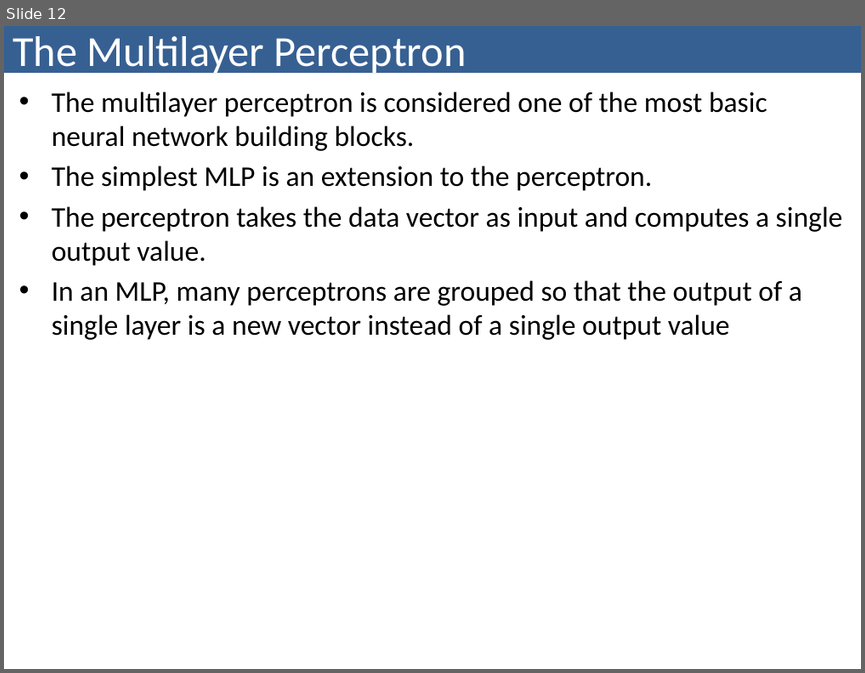
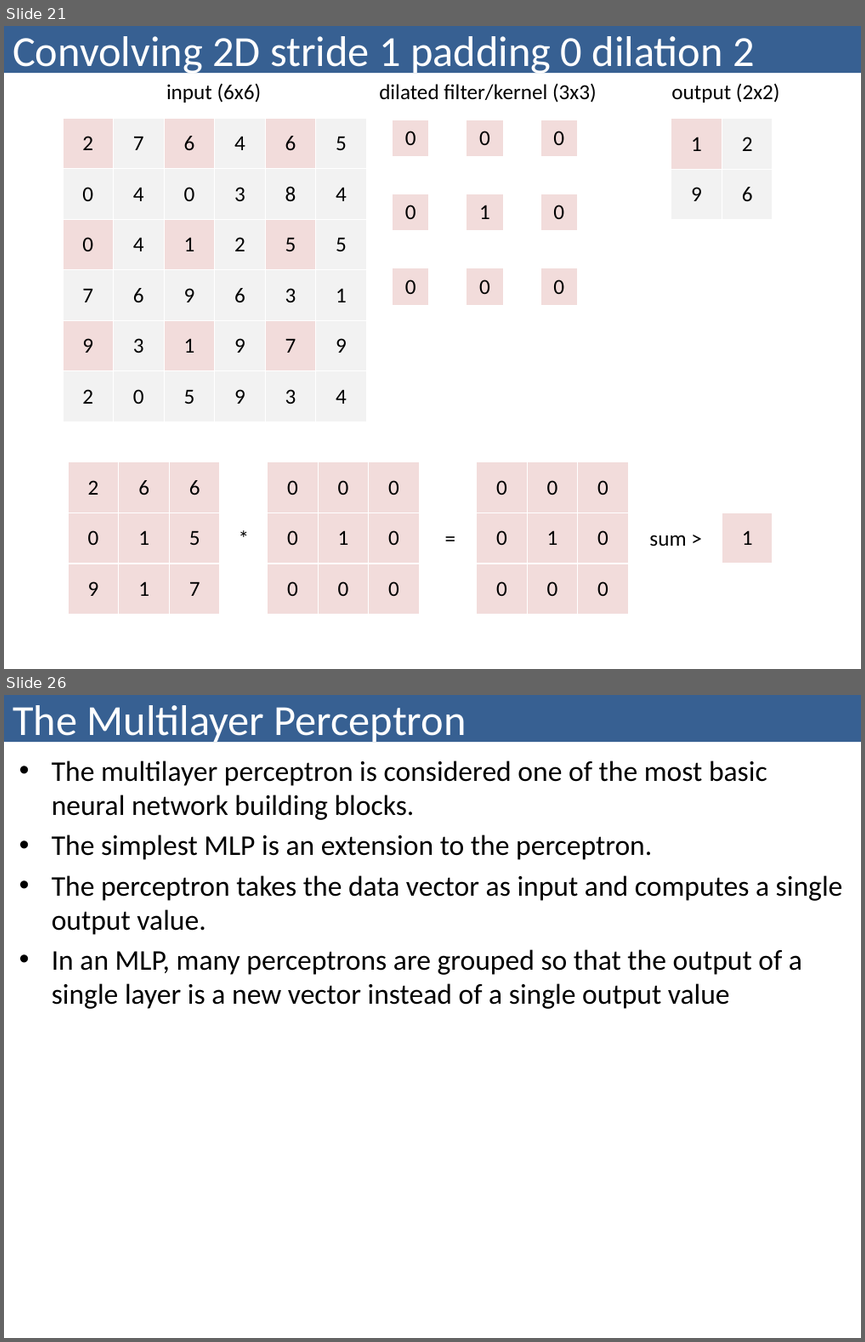
Before and after one commit to bzitko/nlp_repo, a slide deck: slides/nlp p03 feed forward networks/nlp p03.4 convolutional neural network.pptx. Shown one above the other, each under a label of ours: slide 12 before the commit, slides 21 and 26 after it; the slides between them are not shown. The pictures are 865x673 and 865x1342 pixels, drawn with LibreOffice and Linux fonts; fonts in the diff are those of the drawing. Boxes give left, top, right and bottom in pixels: in the first picture for what was removed or moved away, otherwise in the second. Text is boxed around its words. In the diff, an @@ line names an element or a change of style, - is before the commit and + after.

```diff
--- a/slides/nlp p03 feed forward networks/nlp p03.4 convolutional neural network.pptx
+++ b/slides/nlp p03 feed forward networks/nlp p03.4 convolutional neural network.pptx
@@ slide 21 added at (4,26,861,669), background #FFFFFF @@
@@ title added at (4,26,861,73), fill #376092, 36 pt, text #FFFFFF @@
+Convolving 2D stride 1 padding 0 dilation 2
@@ text added at (166,83,262,102), 18 pt, text #000000 @@
+input (6x6)
@@ text added at (379,83,596,102), 18 pt, text #000000 @@
+dilated filter/kernel (3x3)
@@ text added at (671,84,780,102), 18 pt, text #000000 @@
+output (2x2)
@@ table added at (64,118,366,421), 6 rows, 6 columns @@
+2 | 7 | 6 | 4 | 6 | 5
+0 | 4 | 0 | 3 | 8 | 4
+0 | 4 | 1 | 2 | 5 | 5
+7 | 6 | 9 | 6 | 3 | 1
+9 | 3 | 1 | 9 | 7 | 9
+2 | 0 | 5 | 9 | 3 | 4
@@ table added at (392,120,576,306), 5 rows, 5 columns @@
+0 |  | 0 |  | 0
+ |  |  |  | 
+0 |  | 1 |  | 0
+ |  |  |  | 
+0 |  | 0 |  | 0
@@ table added at (671,119,772,220), 2 rows, 2 columns @@
+1 | 2
+9 | 6
@@ table added at (69,462,220,613), 3 rows, 3 columns @@
+2 | 6 | 6
+0 | 1 | 5
+9 | 1 | 7
@@ table added at (267,462,419,613), 3 rows, 3 columns @@
+0 | 0 | 0
+0 | 1 | 0
+0 | 0 | 0
@@ table added at (476,462,628,613), 3 rows, 3 columns @@
+0 | 0 | 0
+0 | 1 | 0
+0 | 0 | 0
@@ text added at (230,521,258,555), 18 pt, text #000000 @@
+*
@@ text added at (437,521,465,555), 18 pt, text #000000 @@
+=
@@ text added at (649,534,686,545), 18 pt, text #000000 @@
+sum >
@@ table added at (722,513,772,563), 1 rows, 1 columns @@
+1
@@ what was slide 12 is now slide 26 @@
```
Also in this commit, not shown: 10 slides changed, 13 other slides added, 1 other file.
